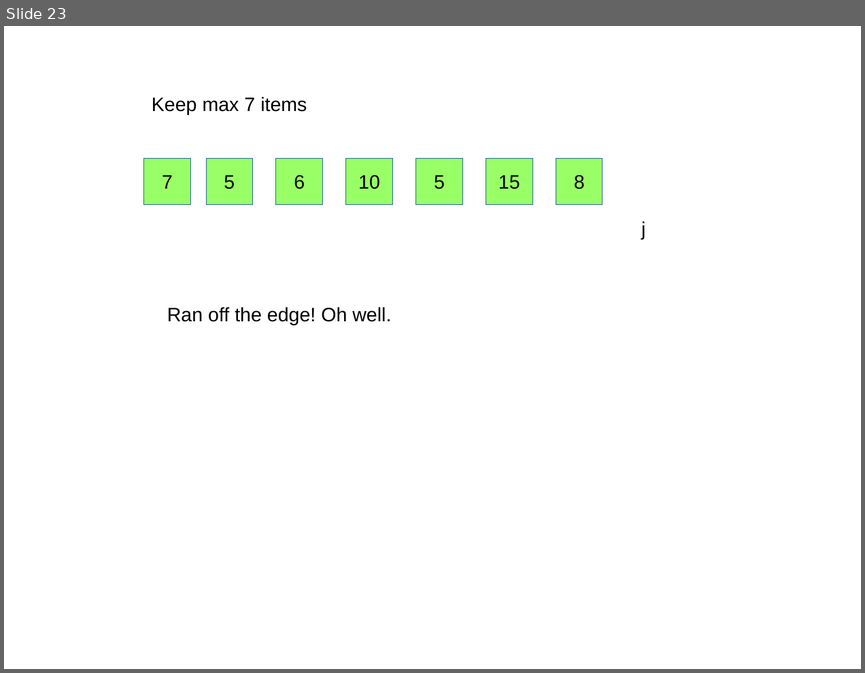
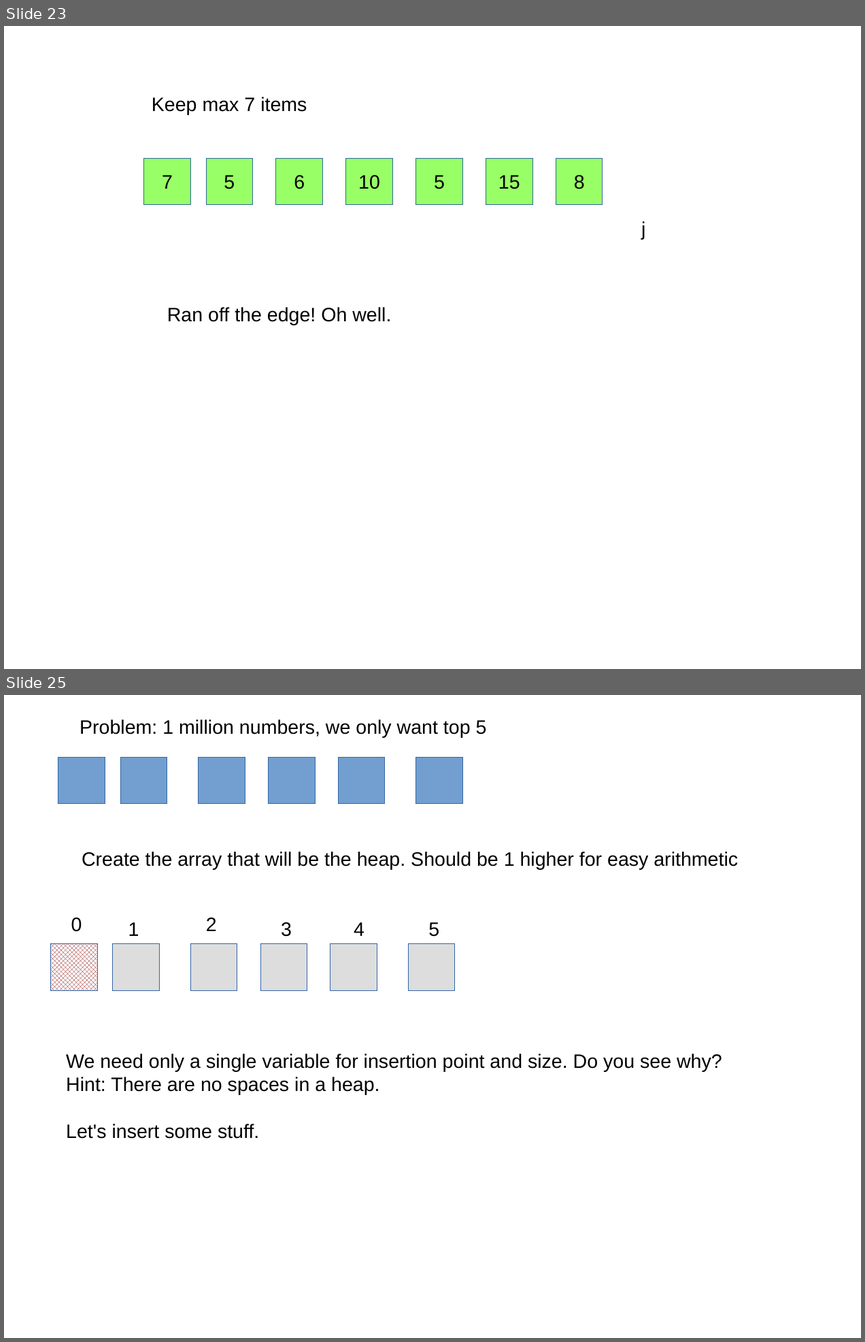
Before and after one commit to dserver/VisualsSlides, a slide deck: PriorityQueue.odp. Shown one above the other, each under a label of ours: slide 23 before the commit, slides 23 and 25 after it; the slides between them are not shown. The pictures are 865x673 and 865x1342 pixels, drawn with LibreOffice and Linux fonts; fonts in the diff are those of the drawing. Boxes give left, top, right and bottom in pixels: in the first picture for what was removed or moved away, otherwise in the second. Text is boxed around its words. In the diff, an @@ line names an element or a change of style, - is before the commit and + after.

Commit message:
Added heap slides for top 5 items problem

```diff
--- a/PriorityQueue.odp
+++ b/PriorityQueue.odp
@@ slide 25 added at (x1=4, y1=695, x2=861, y2=1338), background #FFFFFF @@
@@ text added at (x1=79, y1=719, x2=487, y2=737), 18 pt, text #000000 @@
+Problem: 1 million numbers, we only want top 5
@@ rectangle added at (x1=58, y1=757, x2=105, y2=804), fill #729FCF, outline #3465A4 0 pt @@
@@ rectangle added at (x1=121, y1=757, x2=167, y2=804), fill #729FCF, outline #3465A4 0 pt @@
@@ rectangle added at (x1=198, y1=757, x2=245, y2=804), fill #729FCF, outline #3465A4 0 pt @@
@@ rectangle added at (x1=269, y1=757, x2=315, y2=804), fill #729FCF, outline #3465A4 0 pt @@
@@ rectangle added at (x1=339, y1=757, x2=385, y2=804), fill #729FCF, outline #3465A4 0 pt @@
@@ rectangle added at (x1=416, y1=757, x2=463, y2=804), fill #729FCF, outline #3465A4 0 pt @@
@@ text added at (x1=82, y1=851, x2=738, y2=869), 18 pt, text #000000 @@
+Create the array that will be the heap. Should be 1 higher for easy arithmetic
@@ text added at (x1=71, y1=917, x2=82, y2=932), 18 pt, text #000000 @@
+0
@@ text added at (x1=206, y1=917, x2=217, y2=931), 18 pt, text #000000 @@
+2
@@ text added at (x1=128, y1=922, x2=139, y2=936), 18 pt, text #000000 @@
+1
@@ text added at (x1=281, y1=922, x2=292, y2=936), 18 pt, text #000000 @@
+3
@@ text added at (x1=354, y1=922, x2=364, y2=936), 18 pt, text #000000 @@
+4
@@ text added at (x1=428, y1=922, x2=439, y2=936), 18 pt, text #000000 @@
+5
@@ rectangle added at (x1=51, y1=944, x2=97, y2=990), fill pattern #800000 on #FFFFFF, outline #3465A4 0 pt @@
@@ rectangle added at (x1=113, y1=944, x2=160, y2=990), fill #DDDDDD, outline #3465A4 0 pt @@
@@ rectangle added at (x1=190, y1=944, x2=237, y2=990), fill #DDDDDD, outline #3465A4 0 pt @@
@@ rectangle added at (x1=260, y1=944, x2=307, y2=990), fill #DDDDDD, outline #3465A4 0 pt @@
@@ rectangle added at (x1=330, y1=944, x2=377, y2=990), fill #DDDDDD, outline #3465A4 0 pt @@
@@ rectangle added at (x1=409, y1=944, x2=455, y2=990), fill #DDDDDD, outline #3465A4 0 pt @@
@@ text added at (x1=66, y1=1053, x2=722, y2=1138), 18 pt, text #000000 @@
+We need only a single variable for insertion point and size. Do you see why?
+Hint: There are no spaces in a heap.
+Let's insert some stuff.
```
Also in this commit, not shown: 2 other slides added.
